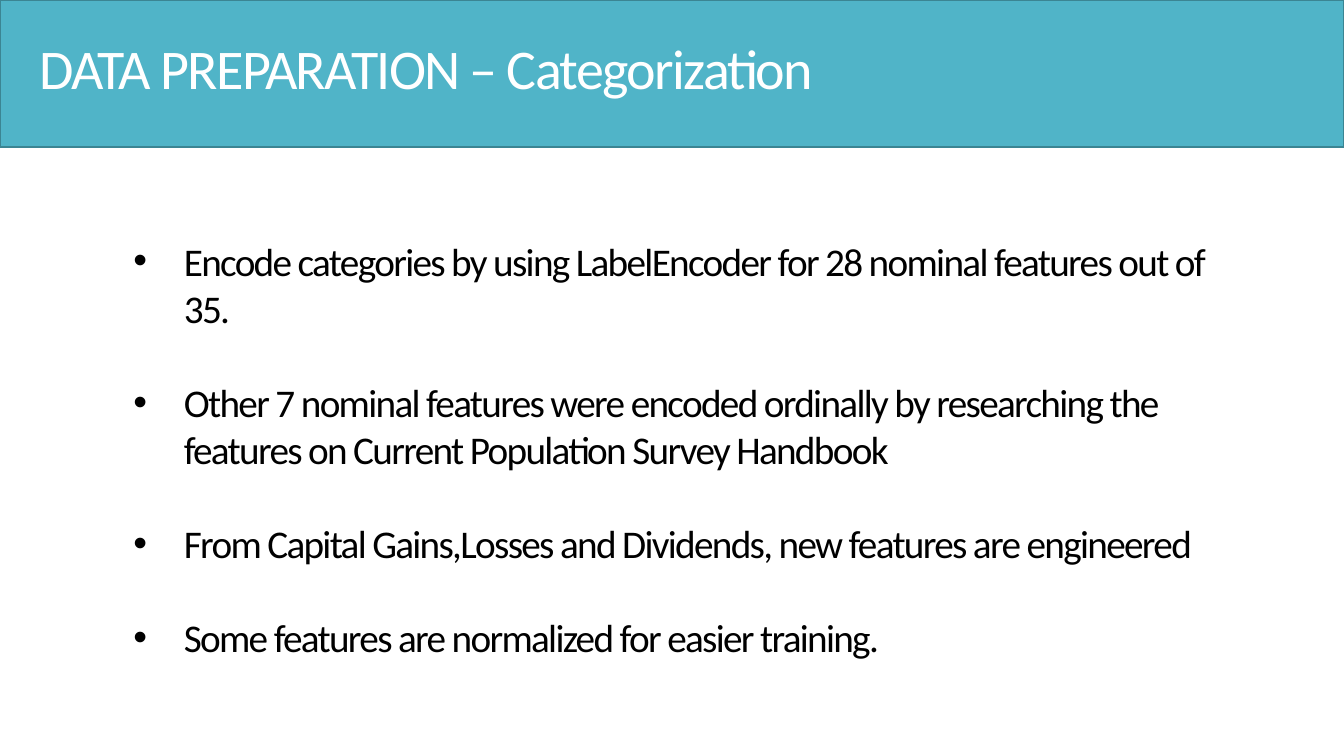
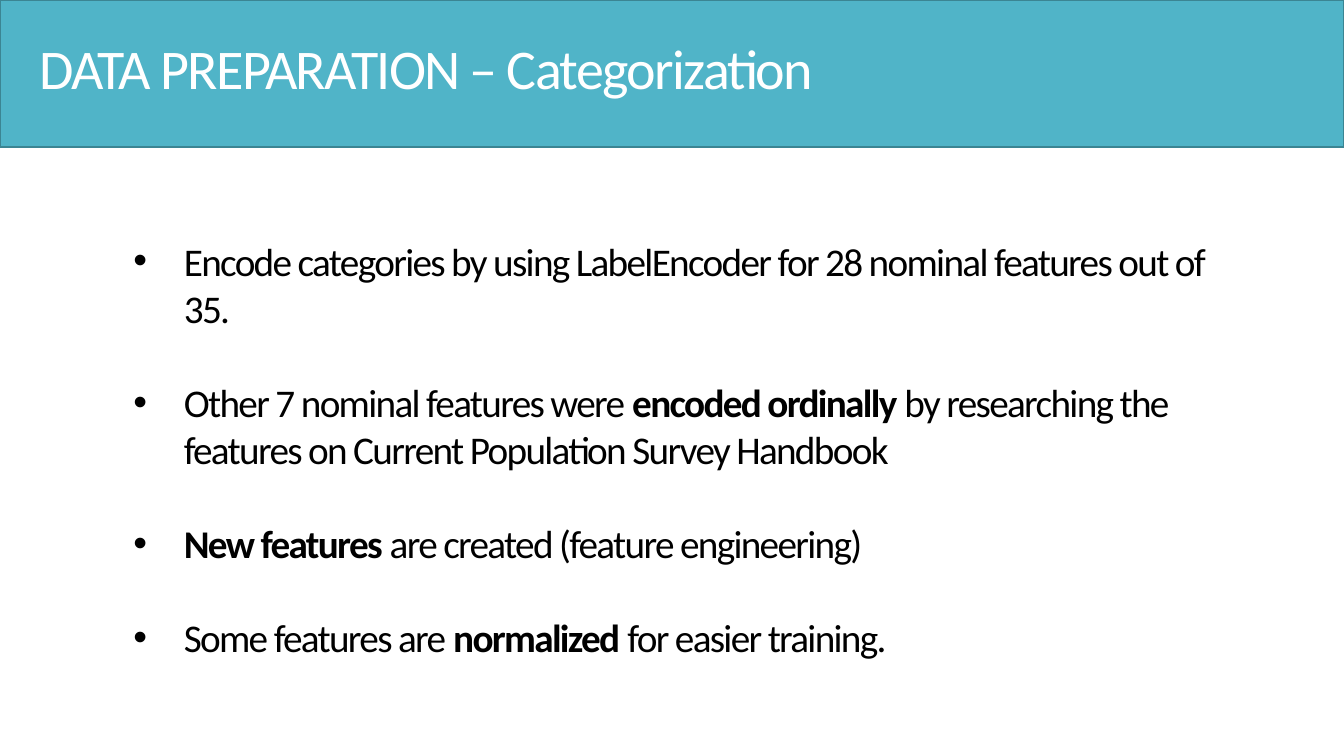
Before and after one commit to Hsgngr/dataiku_income_classification, a slide deck: slide 18 of Task_Presentation.pptx. Drawn at 1344x756 pixels with LibreOffice and Linux fonts; fonts in the diff are those of the drawing. Boxes give left, top, right and bottom in pixels: in the first picture for what was removed or moved away, otherwise in the second. Text is boxed around its words. In the diff, an @@ line names an element or a change of style, - is before the commit and + after.

```diff
--- a/Task_Presentation.pptx
+++ b/Task_Presentation.pptx
@@ text at (x1=184, y1=389, x2=1170, y2=659): bold on in "encoded ordinally", "normalized" @@
@@ text at (x1=184, y1=529, x2=862, y2=565): text changed @@
-• From Capital Gains,Losses and Dividends, new features are engineered
+• New features are created (feature engineering)
```
Also in this commit, not shown: 10 other slides changed, 4 slides added.
